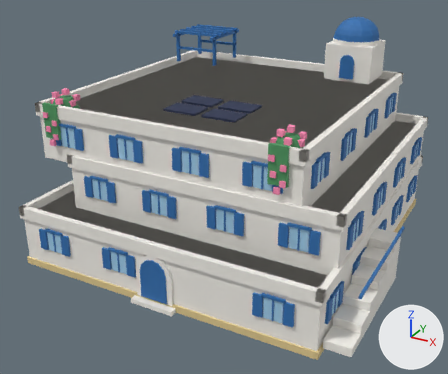
One commit to the Blender file assets/managed-models/buildings/house-2x2-3f-aegean-a-solar/house-2x2-3f-aegean-a-solar.blend: the scene before it, then after it.
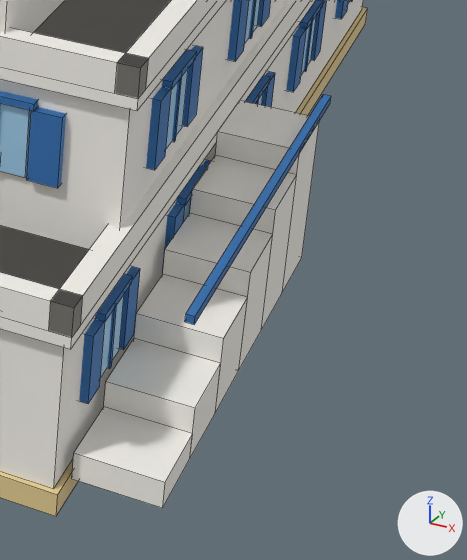
There are two pictures of each version: one whole from a camera (50 mm lens) standing at (1.58, -3.22, 1.91) and looking at (-0.09, -0.18, 0.39), one close up on the part from 67% to 100% of the width and 52% to 100% of the height. Arrows for +X, +Y and +Z are at lower right; the lights stay in place. The first two pictures are the older version. The close-ups show mesh edges as thin lines.

The older version as bpy lines, for what is in view:
```python
me_house_2x2_3f_aegean_a_solar = bpy.data.meshes.new('house-2x2-3f-aegean-a-solar')
me_house_2x2_3f_aegean_a_solar.from_pydata(...)  # 2712 vertices, 2047 faces; spans x -1.0..0.99, y -1.0..1.0, z 0.0..1.31
me_house_2x2_3f_aegean_a_solar.materials.append(mat_m_house_2x2_3f_aegean_a_solar)
# before: 2204 (0.97, -0.85, 0.32) at pixel (184, 321), 2205 (0.99, -0.85, 0.32) at pixel (194, 324), 2206 (0.99, -0.07, 0.32) at pixel (330, 103), 2207 (0.97, -0.07, 0.32), 2208 (0.97, -0.85, 0.33) at pixel (185, 313)
# before: 2209 (0.99, -0.85, 0.33) at pixel (195, 316), 2210 (0.99, -0.07, 0.33) at pixel (331, 96), 2211 (0.97, -0.07, 0.33) at pixel (323, 94)
ob_house_2x2_3f_aegean_a_solar = bpy.data.objects.new('house-2x2-3f-aegean-a-solar', me_house_2x2_3f_aegean_a_solar)
ob_house_2x2_3f_aegean_a_solar.location = (0.0, 0.0, 0.0)
```
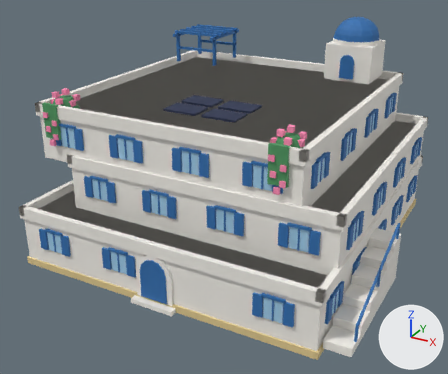
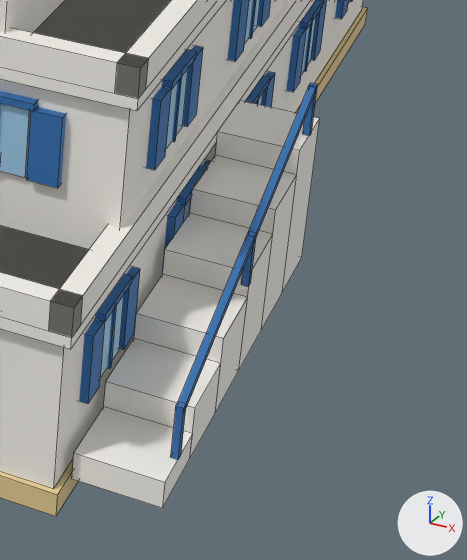
The edits, one by one:
me_house_2x2_3f_aegean_a_solar is used by ob_house_2x2_3f_aegean_a_solar; location (0.0, 0.0, 0.0).
Verts and faces of me_house_2x2_3f_aegean_a_solar; kept vertices keep their numbers, new ones are numbered from 2712.
me_house_2x2_3f_aegean_a_solar had 2712 vertices, 2047 faces and spanned x -1.0..0.99, y -1.0..1.0, z 0.0..1.31.
me_house_2x2_3f_aegean_a_solar now has 2736 vertices, 2065 faces and spans x -1.0..0.99, y -1.0..1.0, z 0.0..1.31.
me_house_2x2_3f_aegean_a_solar part 1: a new loose piece, a box spanning x 0.974..0.986, y -0.856..-0.844, z 0.087..0.179, in mat_m_house_2x2_3f_aegean_a_solar.
me_house_2x2_3f_aegean_a_solar part 2: a new loose piece, a box spanning x 0.974..0.986, y -0.531..-0.519, z 0.203..0.295, in mat_m_house_2x2_3f_aegean_a_solar.
me_house_2x2_3f_aegean_a_solar part 3: a new loose piece, a box spanning x 0.974..0.986, y -0.206..-0.194, z 0.32..0.412, in mat_m_house_2x2_3f_aegean_a_solar.
Part 4, on me_house_2x2_3f_aegean_a_solar:
Vertices 2204, 2205, 2208, 2209 move by (0.0, 0.0, -0.15).
Vertices 2206, 2207, 2210, 2211 move by (0.0, -0.13, 0.08).

Changed parts and their boxes [x1, y1, x2, y2] in the close-ups (467 x 560 px; the box of a moved part takes in the faces that stretch with it):
part 1 of me_house_2x2_3f_aegean_a_solar, added (blue)
    after: [171, 405, 186, 460]
part 2 of me_house_2x2_3f_aegean_a_solar, added
    after: [241, 234, 256, 287]
part 3 of me_house_2x2_3f_aegean_a_solar, added
    after: [303, 83, 318, 136]
part 4 of me_house_2x2_3f_aegean_a_solar, moved or reshaped
    before: [185, 94, 331, 325]
    after: [177, 87, 316, 411]
